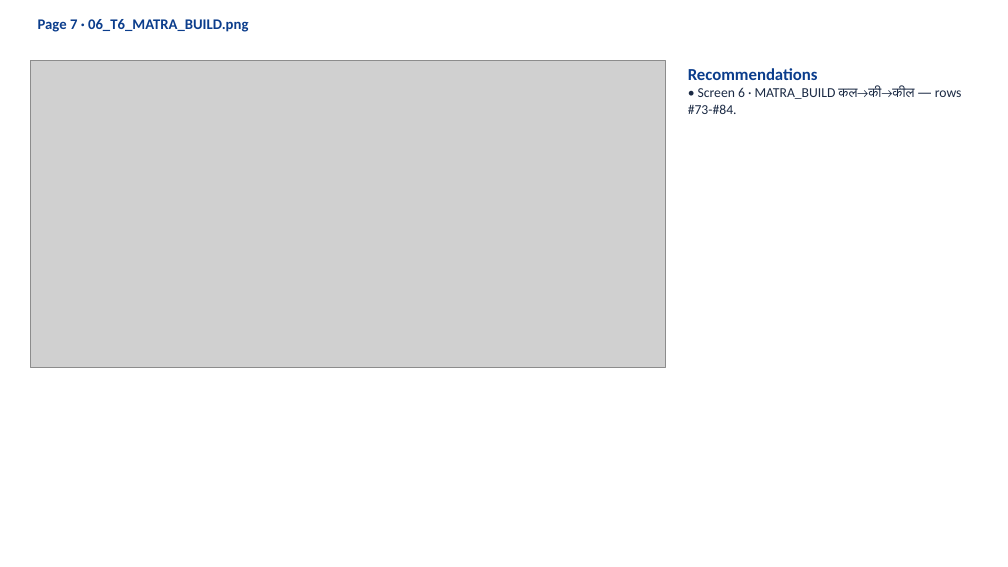
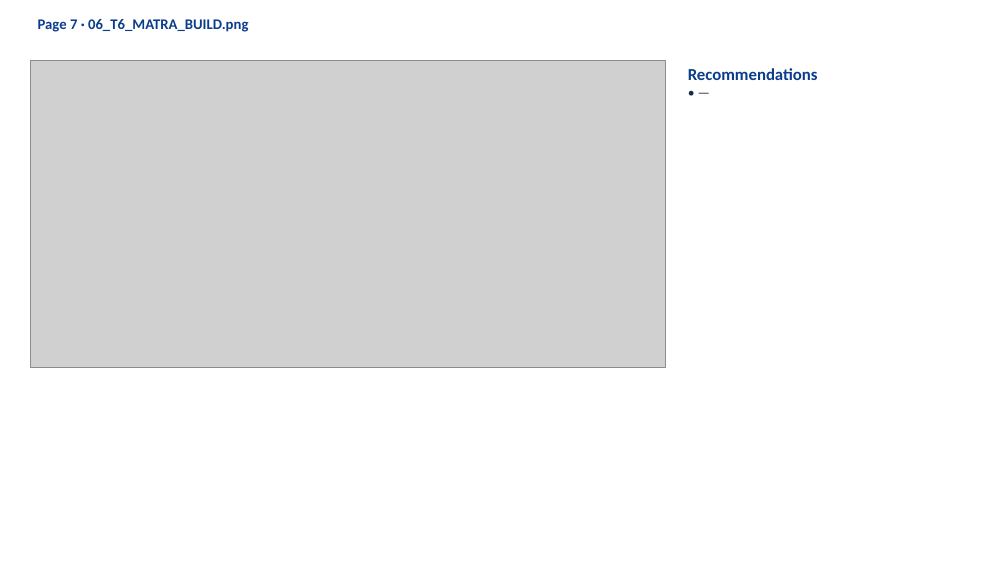
Before and after one commit to khugshalharshvardhan/HI02H11_L02_S01_DEV_HANDOFF-file2-, a slide deck: slide 8 of 3_CURRENT_BUILD/HI02H11_L02_S01_REVISED_review.pptx. Drawn at 1008x567 pixels with LibreOffice and Linux fonts; fonts in the diff are those of the drawing; grey boxes stand for pictures. Boxes give left, top, right and bottom in pixels: in the first picture for what was removed or moved away, otherwise in the second. Text is boxed around its words. In the diff, an @@ line names an element or a change of style, - is before the commit and + after.

```diff
--- a/3_CURRENT_BUILD/HI02H11_L02_S01_REVISED_review.pptx
+++ b/3_CURRENT_BUILD/HI02H11_L02_S01_REVISED_review.pptx
@@ text at box(688, 87, 962, 114): text changed @@
-• Screen 6 · MATRA_BUILD कल→की→कील — rows #73-#84.
+• —
```
Also in this commit, not shown: 17 other slides changed, 38 other files.
